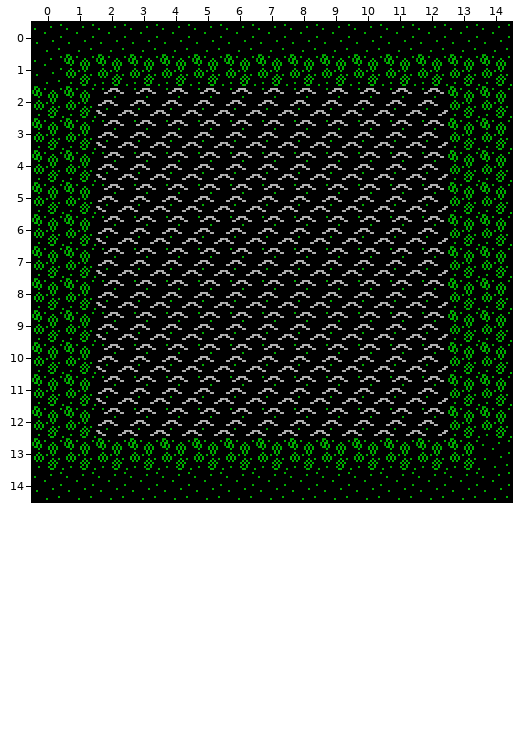
One commit to this Tiled map: phaser/Ultima-Game-V1/assets/village.tmx. This is how it looked before the edit.
Cells are 16x16 px. Shown: x 0..14, y 0..14.
Now the later version:
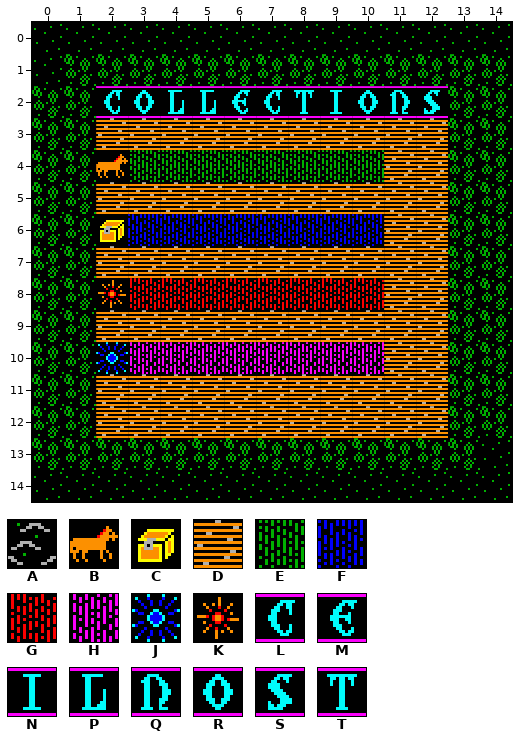
Key: from "ultima": A 7, B 21, C 60, D 63, E 68, F 69, G 70, H 71, J 78, K 79, L 98, M 100, N 104, P 107, Q 109, R 110, S 114, T 115.
_ is an empty cell, # one hidden under a higher layer.
Change:
Layer "floorLayer":
y 2: x 2..12 AAAAAAAAAAA -> ###########
y 3: x 2..12 AAAAAAAAAAA -> DDDDDDDDDDD
y 4: x 2..12 AAAAAAAAAAA -> #########DD
y 5: x 2..12 AAAAAAAAAAA -> DDDDDDDDDDD
y 6: x 2..12 AAAAAAAAAAA -> #########DD
y 7: x 2..12 AAAAAAAAAAA -> DDDDDDDDDDD
y 8: x 2..12 AAAAAAAAAAA -> #########DD
y 9: x 2..12 AAAAAAAAAAA -> DDDDDDDDDDD
y 10: x 2..12 AAAAAAAAAAA -> #########DD
y 11..12: x 2..12 AAAAAAAAAAA -> DDDDDDDDDDD
Layer "itemLayer":
y 2: x 2..12 ___________ -> LRPPMLTNRQS
y 4: x 2..10 _________ -> BEEEEEEEE
y 6: x 2..10 _________ -> CFFFFFFFF
y 8: x 2..10 _________ -> KGGGGGGGG
y 10: x 2..10 _________ -> JHHHHHHHH
